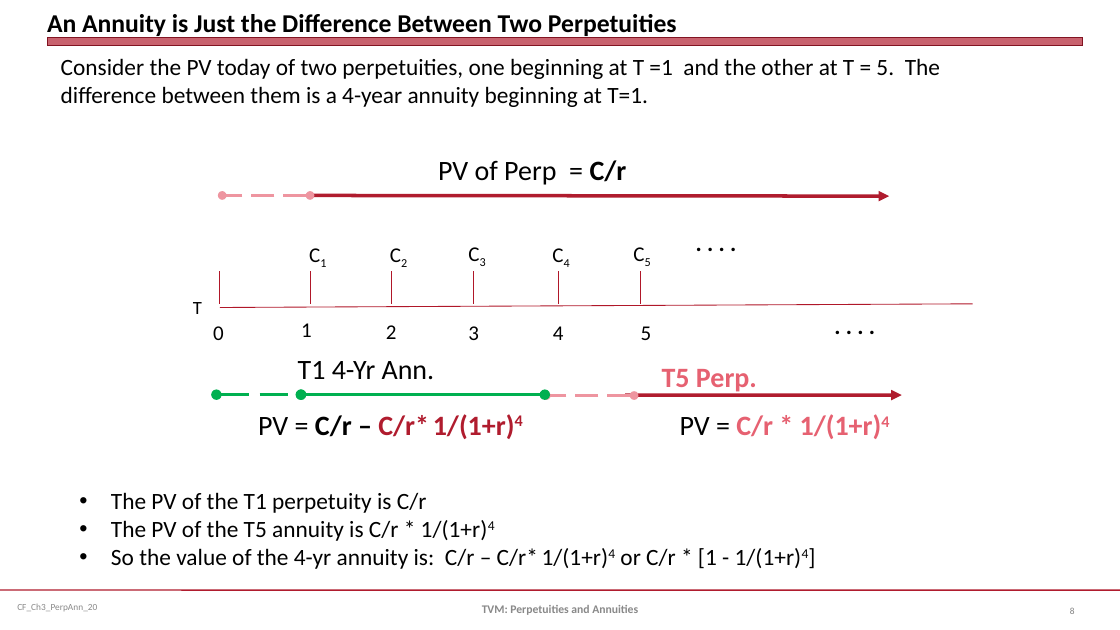
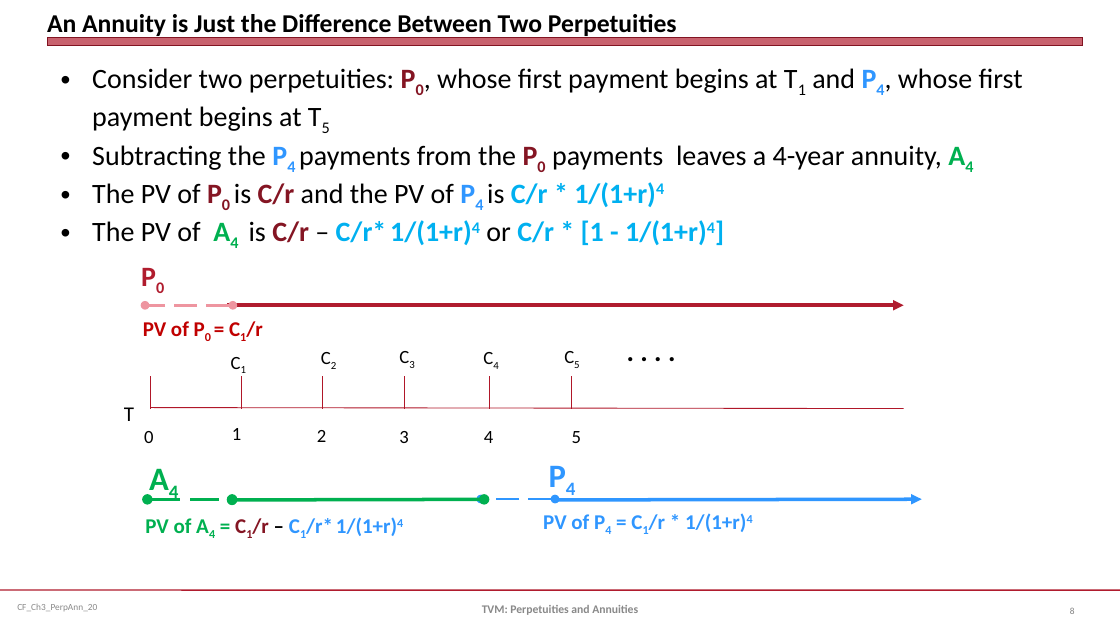
Before and after one commit to jmc877/Corporate-Finance, a slide deck: slide 8 of slides/CF_Ch3_PerpAnn_20.pptx. Drawn at 1120x630 pixels with LibreOffice and Linux fonts; fonts in the diff are those of the drawing. Boxes give left, top, right and bottom in pixels: in the first picture for what was removed or moved away, otherwise in the second. Text is boxed around its words. In the diff, an @@ line names an element or a change of style, - is before the commit and + after.

```diff
--- a/slides/CF_Ch3_PerpAnn_20.pptx
+++ b/slides/CF_Ch3_PerpAnn_20.pptx
@@ text at <box>92,68,1023,245</box>: text changed; size 20 to 24 pt @@
-Consider the PV today of two perpetuities, one beginning at T =1 and the other at T = 5. The difference between them is a 4-year annuity beginning at T=1.
+• Consider two perpetuities: P0, whose first payment begins at T1 and P4, whose first payment begins at T5
+• Subtracting the P4 payments from the P0 payments leaves a 4-year annuity, A4
+• The PV of P0 is C/r and the PV of P4 is C/r * 1/(1+r)4
+• The PV of A4 is C/r – C/r* 1/(1+r)4 or C/r * [1 - 1/(1+r)4]
@@ text added at <box>133,255,174,297</box>, 24 pt, text #B01C2E, bold @@
+P0
@@ text at <box>143,321,262,337</box>: text changed; size 24 to 18 pt; text colour #000000 to #C00000; bold on @@
-PV of Perp = C/r
+PV of P0 = C1/r
@@ double arrow moved from (310, 196) - (223, 196) to (233, 306) - (145, 306) @@
@@ arrow moved from (310, 196) - (890, 196) to (228, 305) - (904, 305) @@
@@ text ". . . .": place and size @@
-text ". . . ." at <box>687,224,813,261</box>
+text ". . . ." at <box>618,329,744,371</box>
@@ text ". . . ." at <box>618,329,744,371</box>: size 20 to 24 pt @@
@@ text removed at <box>826,308,952,344</box> @@
-. . . .
@@ size 18 to 16 pt in 11 elements at <box>556,341,613,372</box>, <box>317,430,326,442</box>, <box>572,431,581,443</box>, <box>144,431,153,443</box>, <box>399,431,408,443</box>, <box>484,431,493,443</box>, <box>392,341,425,372</box>, <box>313,342,346,373</box>, <box>476,342,509,373</box>, <box>232,428,241,440</box>, <box>223,347,256,378</box> @@
@@ text "C1": place and size @@
-text "C1" at <box>301,237,336,271</box>
+text "C1" at <box>223,347,256,378</box>
@@ text at <box>298,361,435,380</box>: text changed; size 24 to 28 pt; text colour #000000 to #00B050; bold on @@
-T1 4-Yr Ann.
+A4
@@ text removed at <box>662,369,757,394</box> @@
-T5 Perp.
@@ text "T" at <box>124,407,134,421</box>: size 16 to 18 pt @@
@@ line moved from (220, 308) - (973, 304) to (150, 408) - (904, 408) @@
@@ text added at <box>540,451,586,499</box>, 28 pt, text #3096FF, bold @@
+P4
@@ text removed at <box>111,492,809,569</box> @@
-• The PV of the T1 perpetuity is C/r
-• The PV of the T5 annuity is C/r * 1/(1+r)4
-• So the value of the 4-yr annuity is: C/r – C/r* 1/(1+r)4 or C/r * [1 - 1/(1+r)4]
@@ 11 texts, 6 lines, 1 double arrow: place and size @@
-11 texts, 6 lines, 1 double arrow at <box>193,236,681,395</box>
+11 texts, 6 lines, 1 double arrow at <box>124,341,613,500</box>
@@ double arrow moved from (301, 395) - (545, 395) to (232, 500) - (484, 500) @@
@@ double arrow moved from (634, 396) - (546, 396) to (555, 499) - (481, 499) @@
@@ double arrow (555, 499) - (481, 499): stroke #EE95A0 2.5 pt dashed to #3096FF 2.5 pt dashed @@
@@ arrow moved from (625, 396) - (902, 395) to (556, 500) - (922, 499) @@
@@ arrow (556, 500) - (922, 499): stroke #B01C2E 3 pt to #3096FF 3 pt @@
@@ text at <box>145,517,403,536</box>: text changed; size 24 to 18 pt; text colour #B01C2E to #3096FF @@
-PV = C/r – C/r* 1/(1+r)4
+PV of A4 = C1/r – C1/r* 1/(1+r)4
@@ text at <box>543,513,753,532</box>: text changed; size 24 to 18 pt; text colour #E66171 to #3096FF @@
-PV = C/r * 1/(1+r)4
+PV of P4 = C1/r * 1/(1+r)4
```
Also in this commit, not shown: 2 other files.
